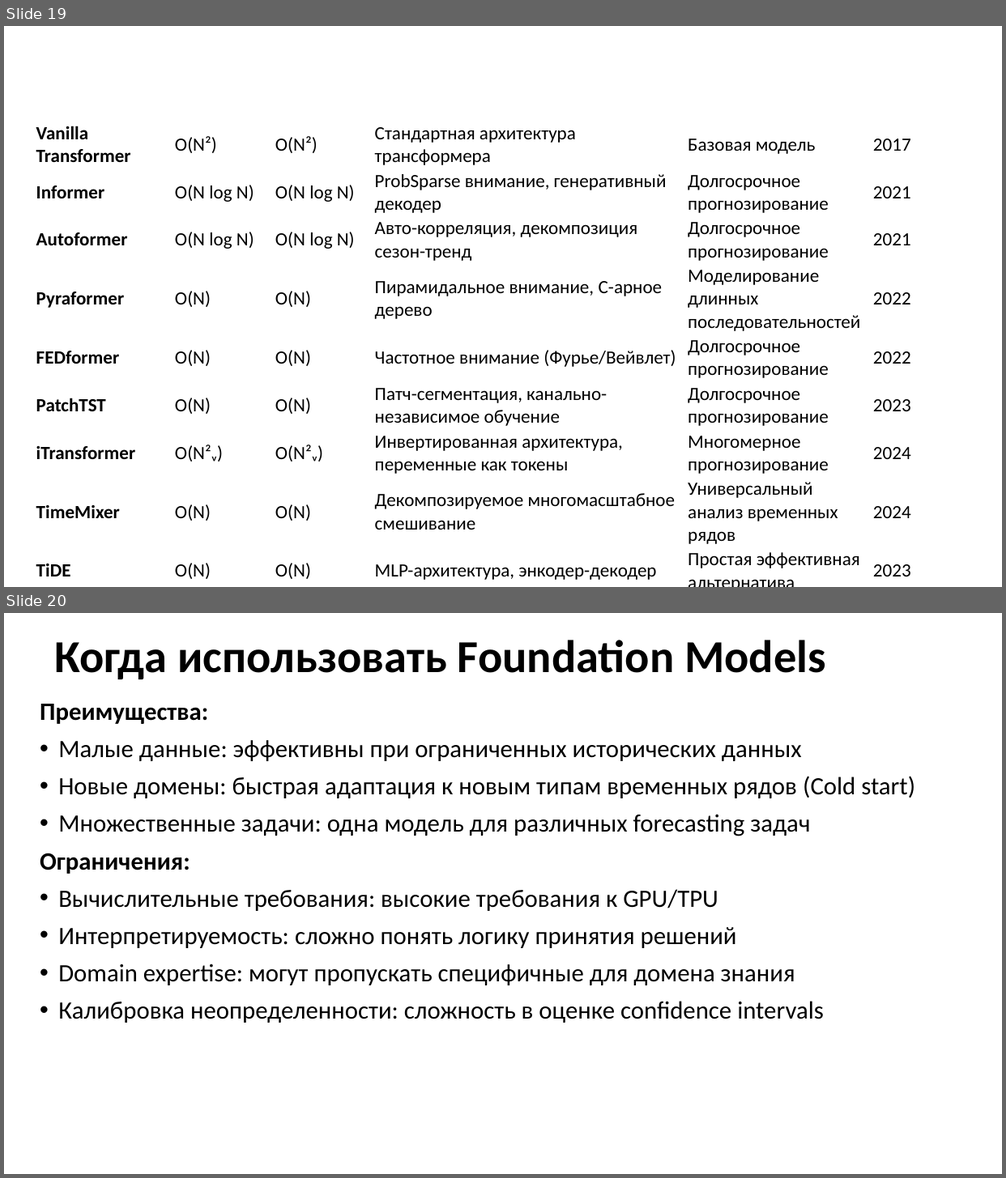
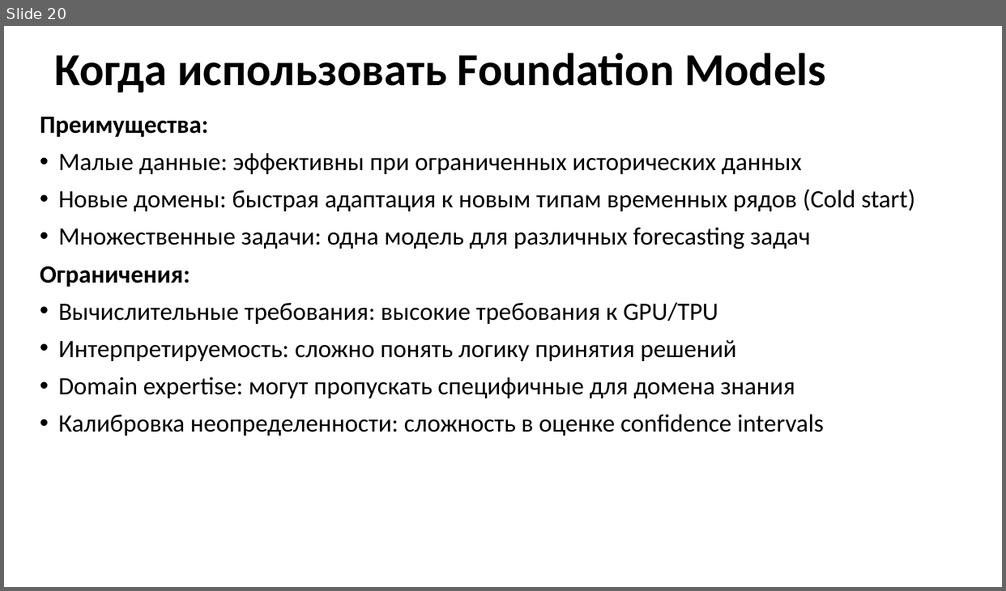
Before and after one commit to MVRonkin/TimeSeriesCourse, a slide deck: 2025/LEC/07-3 Transformers.pptx. Shown one above the other, each under a label of ours: slides 19 and 20 before the commit, slide 20 after it. The pictures are 1006x1178 and 1006x591 pixels, drawn with LibreOffice and Linux fonts; fonts in the diff are those of the drawing. Boxes give left, top, right and bottom in pixels: in the first picture for what was removed or moved away, otherwise in the second. Text is boxed around its words. In the diff, an @@ line names an element or a change of style, - is before the commit and + after.

```diff
--- a/2025/LEC/07-3 Transformers.pptx
+++ b/2025/LEC/07-3 Transformers.pptx
@@ slide 19 removed at (4,26,1002,587), background #FFFFFF @@
@@ table removed at (34,121,971,587), 9 rows, 6 columns @@
-Vanilla Transformer | O(N²) | O(N²) | Стандартная архитектура трансформера | Базовая модель | 2017
-Informer | O(N log N) | O(N log N) | ProbSparse внимание, генеративный декодер | Долгосрочное прогнозирование | 2021
-Autoformer | O(N log N) | O(N log N) | Авто-корреляция, декомпозиция сезон-тренд | Долгосрочное прогнозирование | 2021
-Pyraformer | O(N) | O(N) | Пирамидальное внимание, C-арное дерево | Моделирование длинных последовательностей | 2022
-FEDformer | O(N) | O(N) | Частотное внимание (Фурье/Вейвлет) | Долгосрочное прогнозирование | 2022
-PatchTST | O(N) | O(N) | Патч-сегментация, канально-независимое обучение | Долгосрочное прогнозирование | 2023
-iTransformer | O(N²ᵥ) | O(N²ᵥ) | Инвертированная архитектура, переменные как токены | Многомерное прогнозирование | 2024
-TimeMixer | O(N) | O(N) | Декомпозируемое многомасштабное смешивание | Универсальный анализ временных рядов | 2024
-TiDE | O(N) | O(N) | MLP-архитектура, энкодер-декодер | Простая эффективная альтернатива | 2023
```
Also in this commit, not shown: 3 slides changed, 2 slides added, 67 other slides removed.
